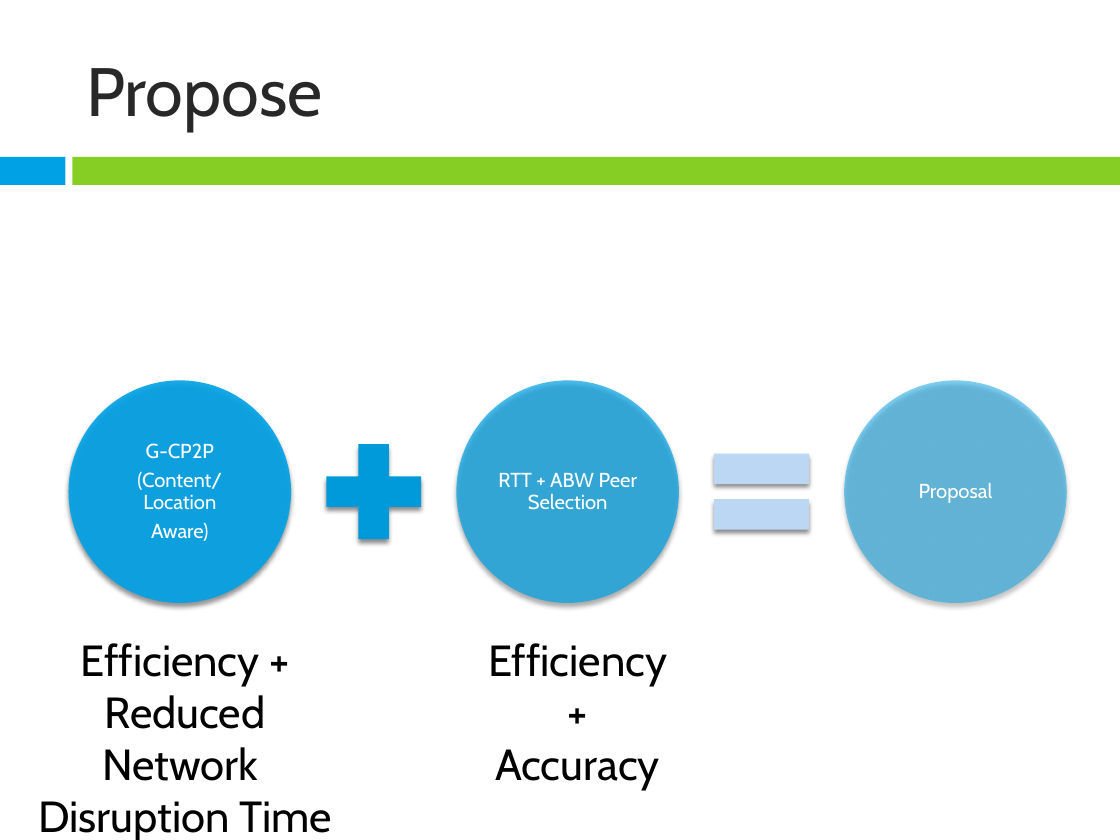
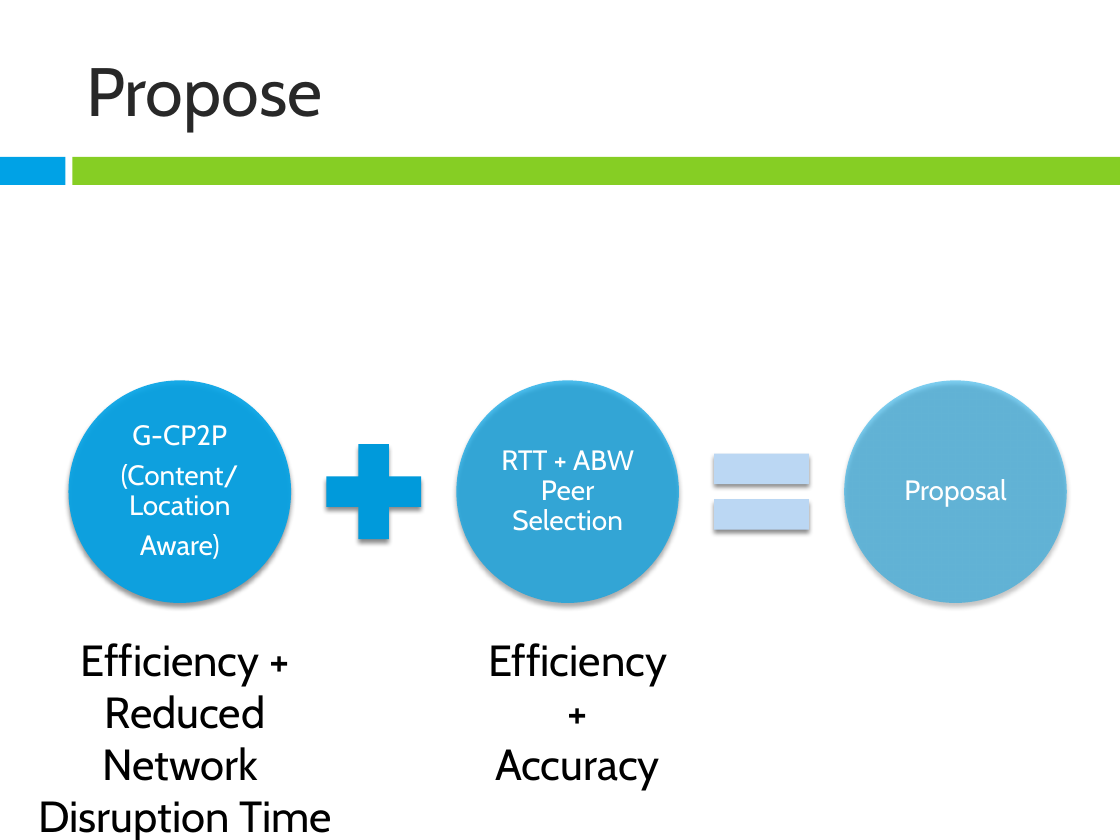
Before and after one commit to janeriongcol/ndsg-chupacabra, a slide deck: slide 33 of Presentations/Thesis Presentation.pptx. Drawn at 1120x840 pixels with LibreOffice and Linux fonts; fonts in the diff are those of the drawing. Boxes give left, top, right and bottom in pixels: in the first picture for what was removed or moved away, otherwise in the second. Text is boxed around its words. In the diff, an @@ line names an element or a change of style, - is before the commit and + after.

Commit message:
mej final?

```diff
--- a/Presentations/Thesis Presentation.pptx
+++ b/Presentations/Thesis Presentation.pptx
@@ size 13 to 18 pt; more space between paragraphs in 3 elements at (121,425,239,559), (501,450,634,531), (904,479,1006,507) @@
```
Also in this commit, not shown: 5 other slides changed, 1 slide added, 1 slide removed.
